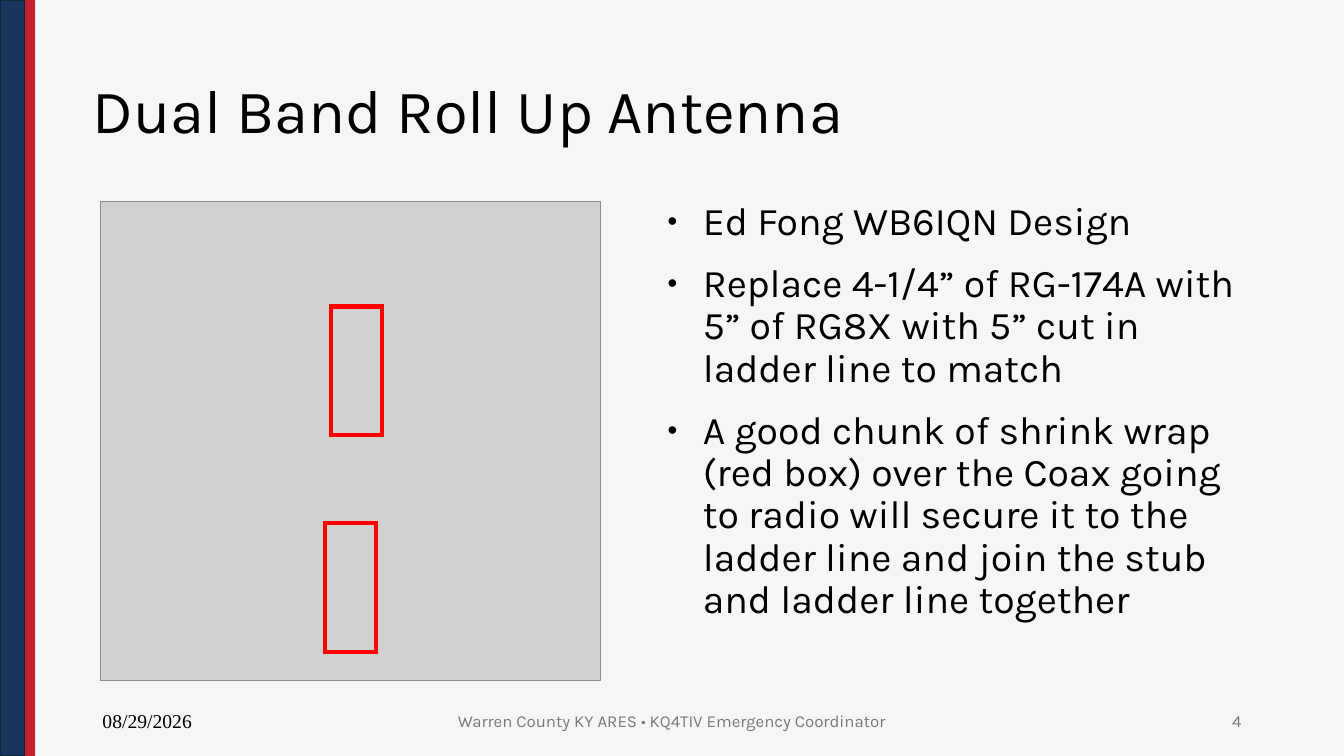
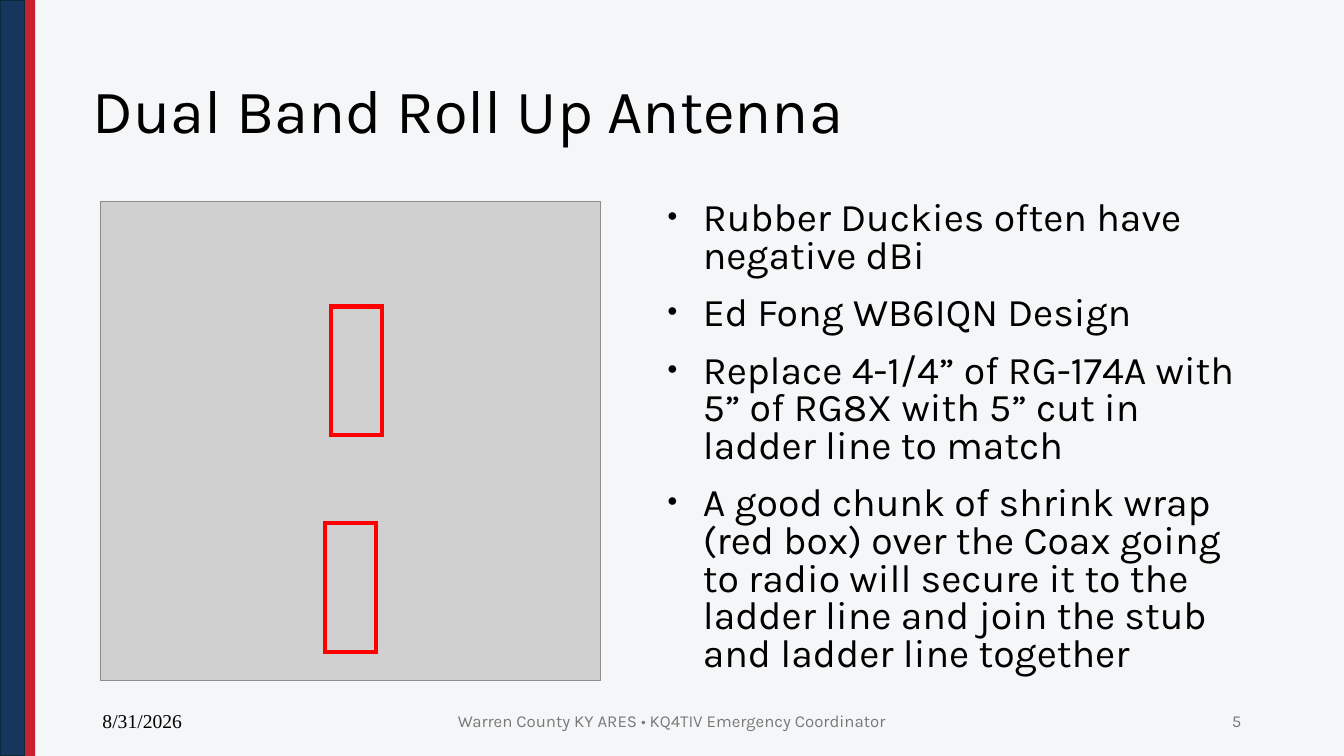
Before and after one commit to nathanielbutts/nathanielbutts.github.io, a slide deck: slide 5 of documents/training/WCKY ARES Meeting 20260903.pptx (slide 4 before the commit). Drawn at 1344x756 pixels with LibreOffice and Linux fonts; fonts in the diff are those of the drawing; grey boxes stand for pictures; background and template pictures are left out. Boxes give left, top, right and bottom in pixels: in the first picture for what was removed or moved away, otherwise in the second. Text is boxed around its words. In the diff, an @@ line names an element or a change of style, - is before the commit and + after.

```diff
--- a/documents/training/WCKY ARES Meeting 20260903.pptx
+++ b/documents/training/WCKY ARES Meeting 20260903.pptx
@@ text at [703,204,1181,279]: paragraph added @@
+● Rubber Duckies often have negative dBi
@@ text at [703,299,1234,677]: line spacing 0.9 to 0.8 @@
@@ text at [102,715,182,729]: text changed @@
-08/29/2026
+8/31/2026
@@ page number at [1232,716,1241,727]: text changed @@
-4
+5
```
Also in this commit, not shown: 8 other slides changed, 2 other files.
